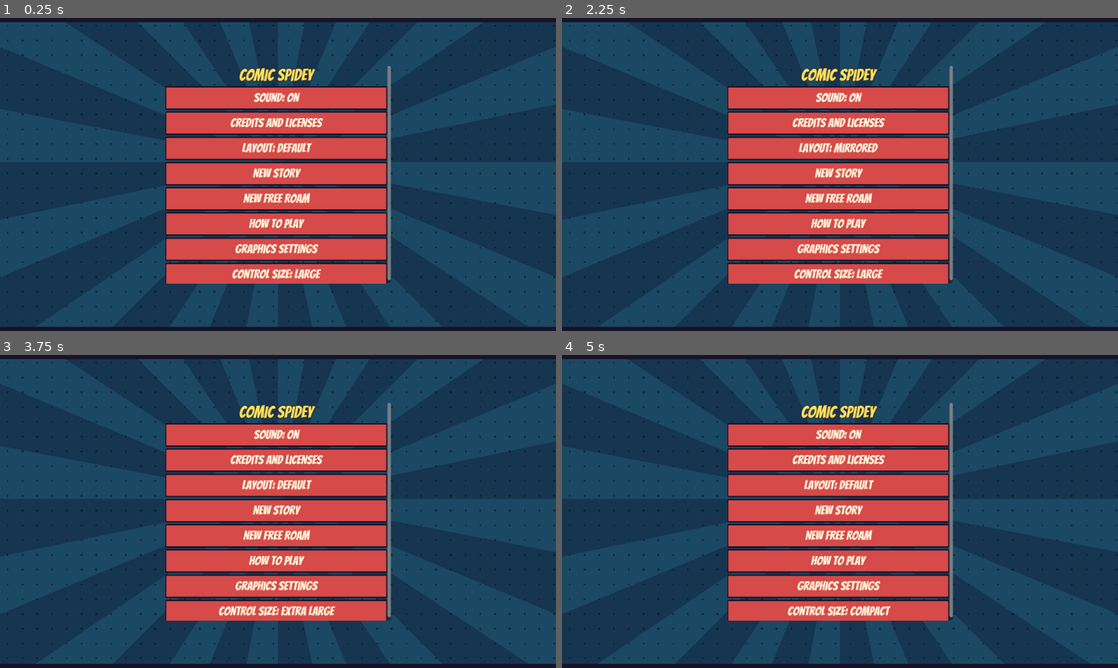
Above: before the commit, frames 1-4 (two rows, left to right).
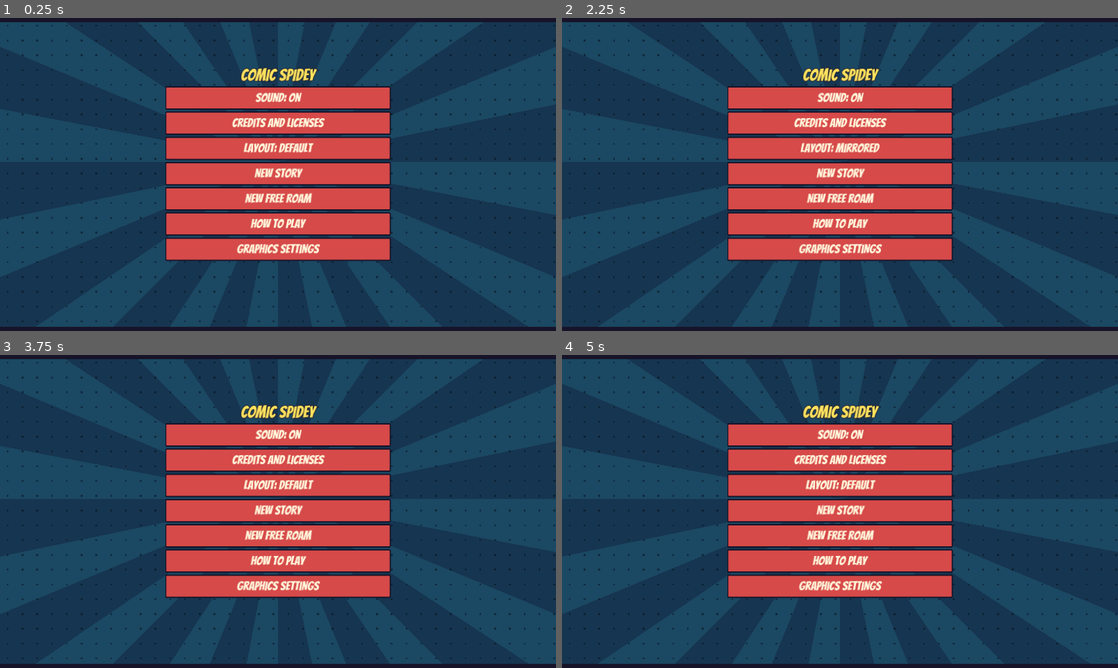
Above: after the commit, the same moments.

Repository: spideycandy973-web/Comic-Spidey-
Game: Godot game, scene res://main.tscn
Two runs of this game, one before a commit and one after it. Both use one fixed random seed, a clock stepped at 60 frames per second and the inputs below.
Inputs (mouse positions are in pixels of both pictures, inside the frame that each line leads up to):
- Up to frame 1 (0.25 s): no input
- Up to frame 2 (2.25 s): click "Sound: On" at 0.5 s; click "Sound: Off" at 1.25 s; click "Layout: Default" at 2 s
- Up to frame 3 (3.75 s): click "Layout: Mirrored" at 2.75 s; click (278, 611) at 3.5 s, where only the run before the commit has a clickable "Control size: Large"
- Up to frame 4 (5 s): click (840, 611) at 4.25 s, where only the run before the commit has a clickable "Control size: Extra large"

The runs differ from the first frame. In frame 1, 5.7% of the frame differs, in the area x 29-71%, y 15-85%; in frame 2, 5.7%; in frame 3, 5.7%; in frame 4, 5.7%.

Commit message:
Keep initial menu touch layout stable and expose size while paused
Co-authored-by: arena-agent <297053741+arena-agent@users.noreply.github.com>

Diff:
--- a/godot/scripts/game.gd
+++ b/godot/scripts/game.gd
@@ -155,7 +155,8 @@
 		add_menu_button(box, "New " + label, request_new_mode.bind(label))
 	add_menu_button(box, "How to play", show_help)
 	add_menu_button(box, "Graphics settings", show_graphics)
-	add_menu_button(box, "Control size: " + controls.CONTROL_SIZE_LABELS[controls.control_size_index], toggle_control_size)
+	if can_resume:
+		add_menu_button(box, "Control size: " + controls.CONTROL_SIZE_LABELS[controls.control_size_index], toggle_control_size)
 
 func show_graphics() -> void:
 	if is_instance_valid(menu):
